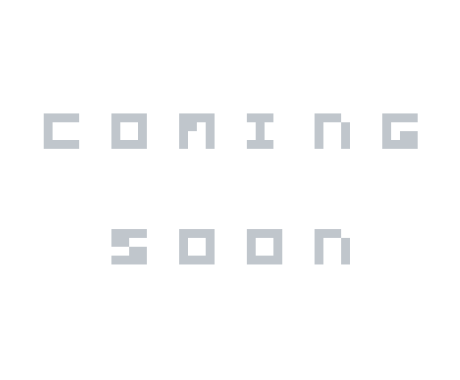
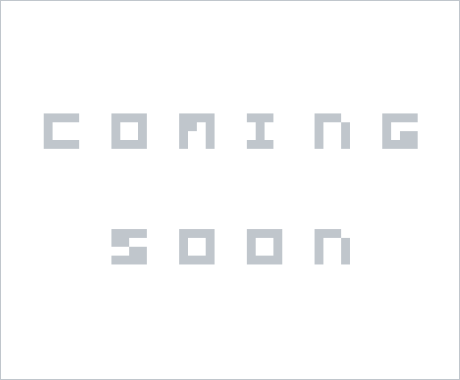
Two versions of the same layered image (460 × 380). Layer-by-layer changes:
pixels changed over (x1=0, y1=0, x2=460, y2=380) (layer not identified)
